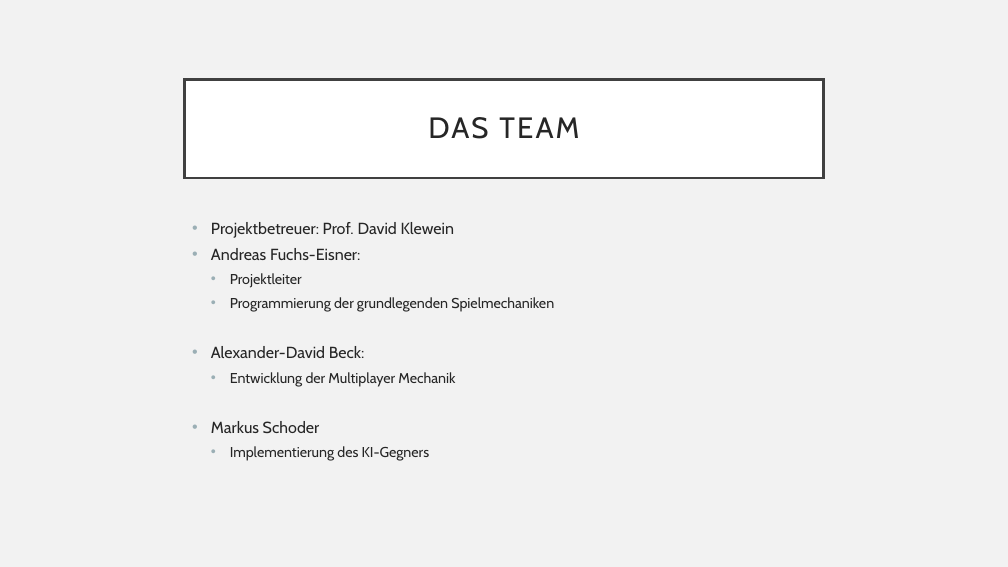
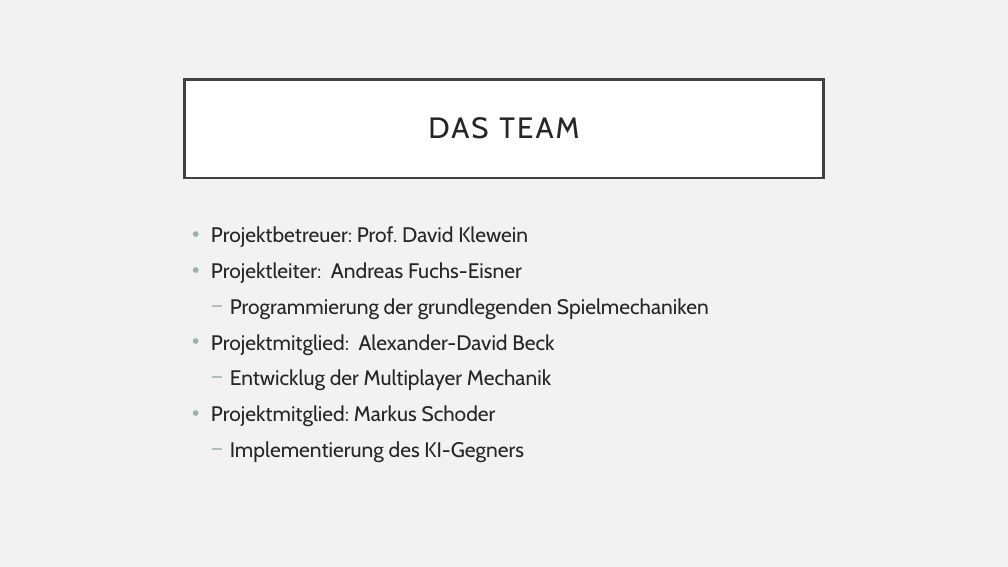
Before and after one commit to AlexanderDavidBeck/Schach, a slide deck: slide 3 of Presentation.pptx. Drawn at 1008x567 pixels with LibreOffice and Linux fonts; fonts in the diff are those of the drawing. Boxes give left, top, right and bottom in pixels: in the first picture for what was removed or moved away, otherwise in the second. Text is boxed around its words. In the diff, an @@ line names an element or a change of style, - is before the commit and + after.

Commit message:
Updated Projekt Schad.md finished the presentation

```diff
--- a/Presentation.pptx
+++ b/Presentation.pptx
@@ text at (x1=211, y1=226, x2=709, y2=463): size 15.3 to 20 pt in "Projektbetreuer: Prof. David Klewein"; size 13.6 to 20 pt in "Programmierung der grundlegenden Spielmechaniken", "Implementierung des KI-Gegners"; line spacing 0.8 to 1; bullet • to − @@
@@ text at (x1=211, y1=262, x2=522, y2=283): text changed; size 15.3 to 20 pt @@
-• Andreas Fuchs-Eisner:
-  • Projektleiter
+• Projektleiter: Andreas Fuchs-Eisner
@@ text at (x1=211, y1=334, x2=554, y2=427): text changed; size 15.3 to 20 pt @@
-• Alexander-David Beck:
-  • Entwicklung der Multiplayer Mechanik
-• Markus Schoder
+• Projektmitglied: Alexander-David Beck
+  − Entwicklug der Multiplayer Mechanik
+• Projektmitglied: Markus Schoder
```
Also in this commit, not shown: 1 other slide changed, 5 slides added, 1 slide removed, 1 other file.
